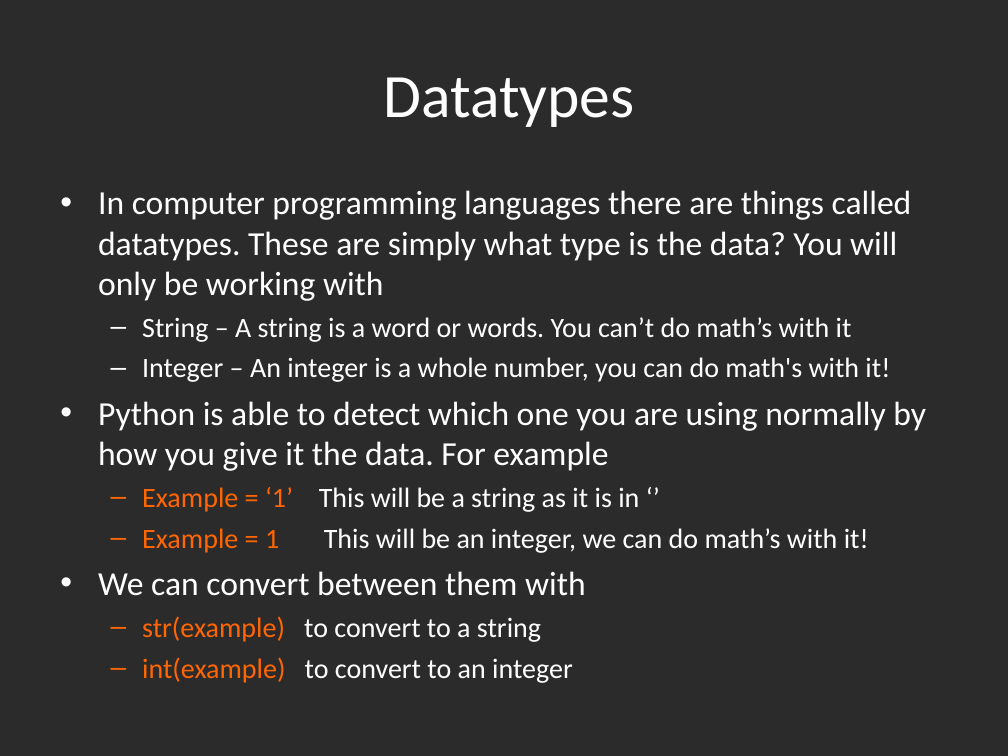
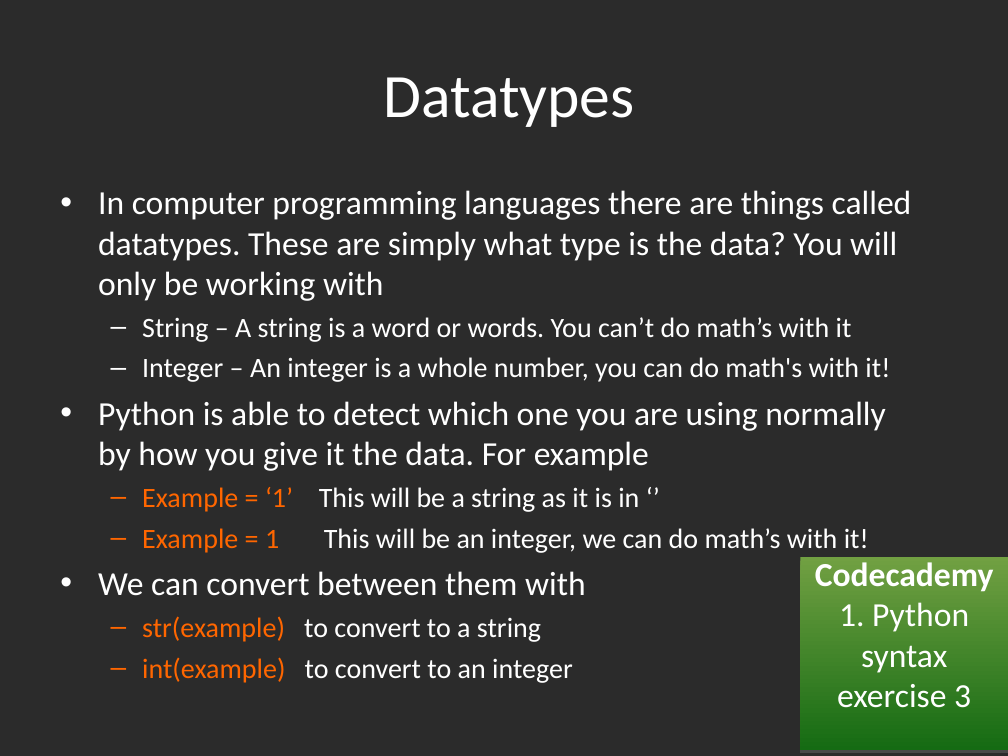
Before and after one commit to gbaman/RaspberryPi-Teaching-Materials, a slide deck: slide 19 of Powerpoints/Python 3.3.ppt (slide 16 before the commit). Drawn at 1008x756 pixels with LibreOffice and Linux fonts; fonts in the diff are those of the drawing; background and template pictures are left out; a plain dark background stands for a picture behind light text. Boxes give left, top, right and bottom in pixels: in the first picture for what was removed or moved away, otherwise in the second. Text is boxed around its words. In the diff, an @@ line names an element or a change of style, - is before the commit and + after.

Commit message:
Now includes codecademy links

```diff
--- a/Powerpoints/Python 3.3.ppt
+++ b/Powerpoints/Python 3.3.ppt
@@ text "In computer programming languages there ..." rewrapped from (98,190,926,683) to (98,190,912,683) @@
@@ rectangle added at (800,557,1008,751), fill gradient #71A042 to #156B13, 24 pt, text #FFFFFF @@
+Codecademy
+1. Python syntax exercise 3
```
Also in this commit, not shown: 16 other slides changed, 4 slides added, 1 slide removed.
